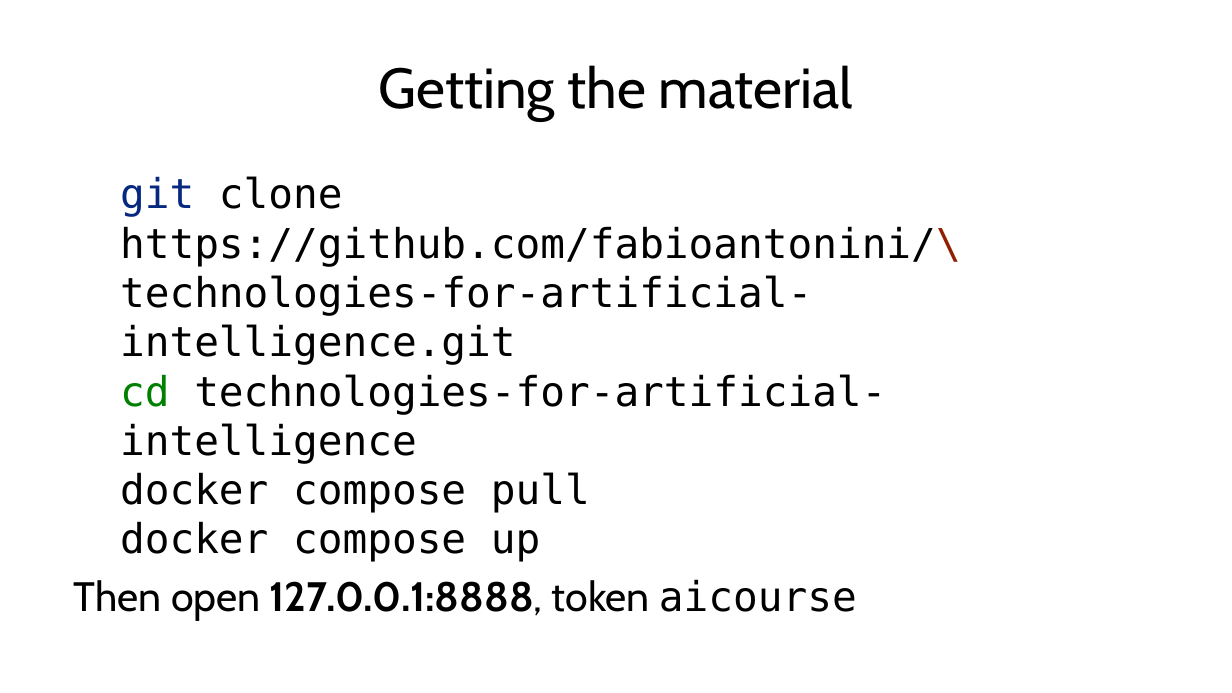
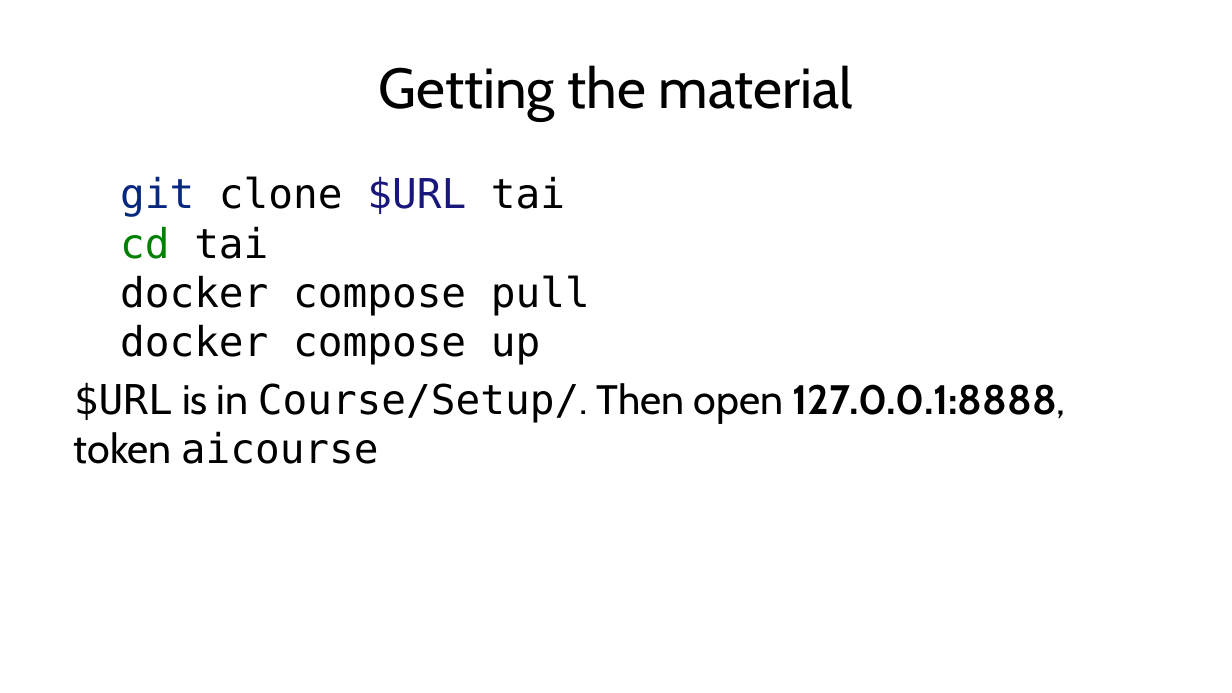
Before and after one commit to fabioantonini/technologies-for-artificial-intelligence, a slide deck: slide 8 of Lessons/01_introduction_and_workflow/Slides/introduction_and_workflow_slides.pptx. Drawn at 1232x693 pixels with LibreOffice and Linux fonts; fonts in the diff are those of the drawing; background and template pictures are left out. Boxes give left, top, right and bottom in pixels: in the first picture for what was removed or moved away, otherwise in the second. Text is boxed around its words. In the diff, an @@ line names an element or a change of style, - is before the commit and + after.

```diff
--- a/Lessons/01_introduction_and_workflow/Slides/introduction_and_workflow_slides.pptx
+++ b/Lessons/01_introduction_and_workflow/Slides/introduction_and_workflow_slides.pptx
@@ text at box(74, 176, 1066, 464): text changed @@
-git clone https://github.com/fabioantonini/\
-technologies-for-artificial-intelligence.git
-cd technologies-for-artificial-intelligence
-docker compose pull
-docker compose up
-Then open 127.0.0.1:8888, token aicourse
+git clone $URL tai
+cd tai
+docker compose pull
+docker compose up
+$URL is in Course/Setup/. Then open 127.0.0.1:8888, token aicourse
```
Also in this commit, not shown: 7 other files.
